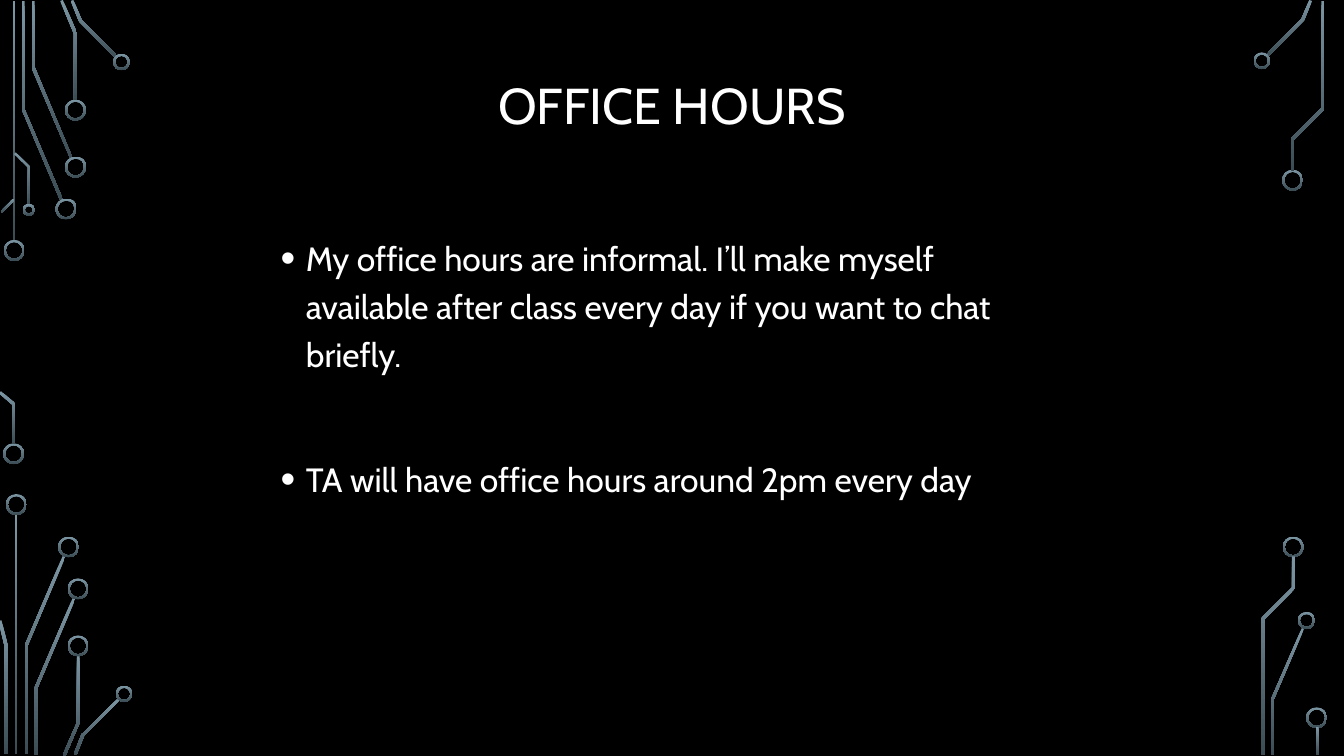
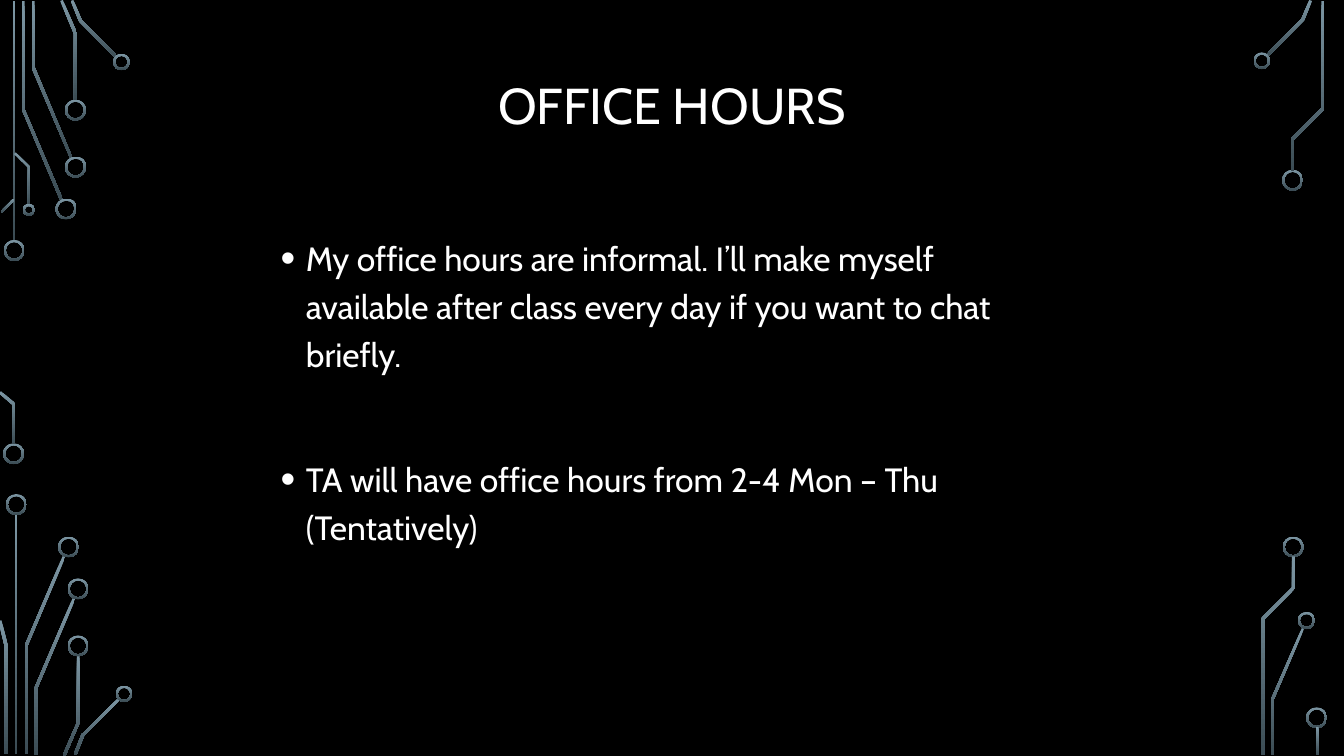
Before and after one commit to markfloryan/dmt2, a slide deck: slide 23 of slides/00-CourseIntroduction_Summer.pptx. Drawn at 1344x756 pixels with LibreOffice and Linux fonts; fonts in the diff are those of the drawing; background and template pictures are left out. Boxes give left, top, right and bottom in pixels: in the first picture for what was removed or moved away, otherwise in the second. Text is boxed around its words. In the diff, an @@ line names an element or a change of style, - is before the commit and + after.

```diff
--- a/slides/00-CourseIntroduction_Summer.pptx
+++ b/slides/00-CourseIntroduction_Summer.pptx
@@ text at box(306, 466, 939, 548): text changed @@
-• TA will have office hours around 2pm every day
+• TA will have office hours from 2-4 Mon – Thu (Tentatively)
```
Also in this commit, not shown: 2 other slides changed, 6 other files.
